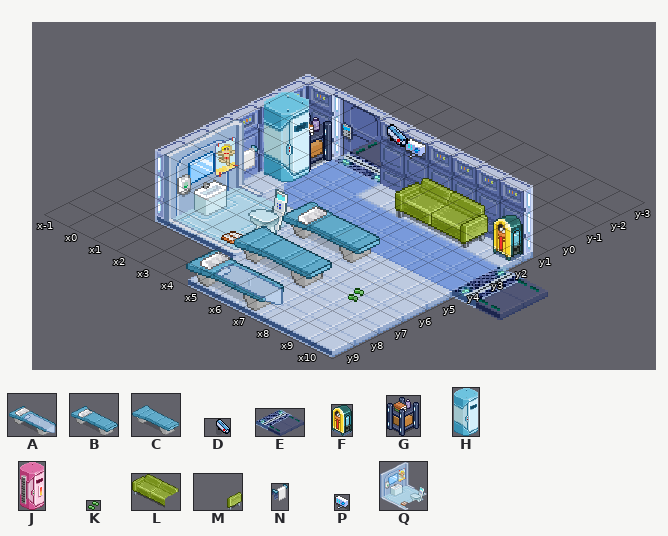
Tiled map (JSON) -- App/public/phaser/tilemaps/alpha_dorm.json. That is the earlier state.
Cells are 32x16 px. Isometric: x runs down to the right, y down to the left. Shown: x -1..10, y -3..9.
Key: from "beds_object": A 0, B 1, C 2; from "camera_object": D 0; from "door_ground_tileset": E 10; from "jukebox": F 0 flipped left-right; from "shelf_object": G 2; from "shower": H 0, J 1; from "slippers": K 1; from "sofa_asset": L 1, M 6; from "towelRack": N 0; from "wall_box": P 0; from "washRoom1": Q 0.
Objects are placed by the point they stand on, in cells (3,4 is the top-left corner of cell 3,4); size is 1x1 cell unless given.
Layers that did not change in this view are not listed.
Objects on layer "objects" before:
G "shelf-model_3" at 1.5,1.5 size 1x2.5
J "thalasso" at 0.9,1.8 size 1x3.8
H "shower" at 0.9,1.8 size 1x3.8
N "towelRack" at 1.2,3.7 size 0.5x1.6
Q "washroom-alpha" at 1.8,5 size 2.8x5.6
P "wall_box" at 4,-0.5 size 0.4x0.9
K "slippers-green" at 8.9,6.9 size 0.4x0.6
D "camera" at 3,-0.4 size 0.8x1.1
B "bed-pillow-east" at 5.2,4.3 size 2.1x3.6
C "bed-east" at 5.3,6.3 size 2.1x3.6
A "bed-blancket-east" at 5.2,8.3 size 2.1x3.6
E "door_ground" at 11.8,3.8 size 2x2.2
L "sofa-south-part_1" at 7.2,1.7 size 1.9x2.9
M "sofa-south-part_2" at 7.2,1.7 size 1.9x2.9
F "jukebox-south" at 9.7,1.3 size 0.6x1.9
Now the later version:
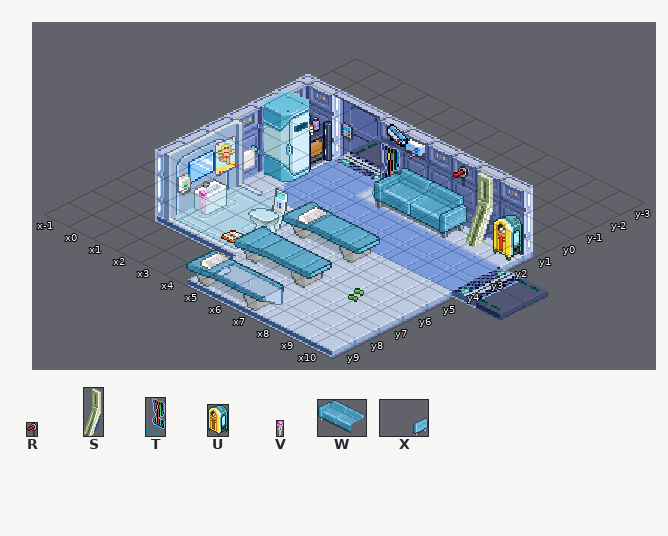
Further tiles: from "antispore_gas": R 1; from "bric_broc": S 1; from "dismantled_wall": T 1; from "jukebox": U 1; from "mushicide_soap": V 0; from "sofa": W 2, X 3.
Diff:
Layer "objects":
changed: G "shelf-model_3" at 1.5,1.5 size 1x2.5 -> G "shelf_object" at 1.5,1.5 size 1x2.5
changed: B "bed-pillow-east" at 5.2,4.3 size 2.1x3.6 -> B "bed" at 5.2,4.3 size 2.1x3.6
changed: C "bed-east" at 5.3,6.3 size 2.1x3.6 -> C "bed" at 5.3,6.3 size 2.1x3.6
changed: A "bed-blancket-east" at 5.2,8.3 size 2.1x3.6 -> A "bed" at 5.2,8.3 size 2.1x3.6
changed: F "jukebox-south" at 9.7,1.3 size 0.6x1.9 -> U "jukebox" at 9.7,1.3 size 0.6x1.9
added: T "dismantled_wall" at 4.4,1.1 size 0.6x2.4
added: V "mushicide_soap" at 1.8,6.2 size 0.2x0.9
added: R "antispore_gas" at 6.1,-0.3 size 0.3x0.8
added: S "bric_broc" at 7.9,0.7 size 0.6x3.1
added: W "sofa" at 6.4,1.7 size 1.9x2.9
added: X "sofa" at 6.4,1.7 size 1.9x2.9
removed: L "sofa-south-part_1" at 7.2,1.7 size 1.9x2.9
removed: M "sofa-south-part_2" at 7.2,1.7 size 1.9x2.9
Boxes around the changes in both pictures, in picture pixels (x1, y1, x2, y2):
changed: (185, 119, 523, 261)
